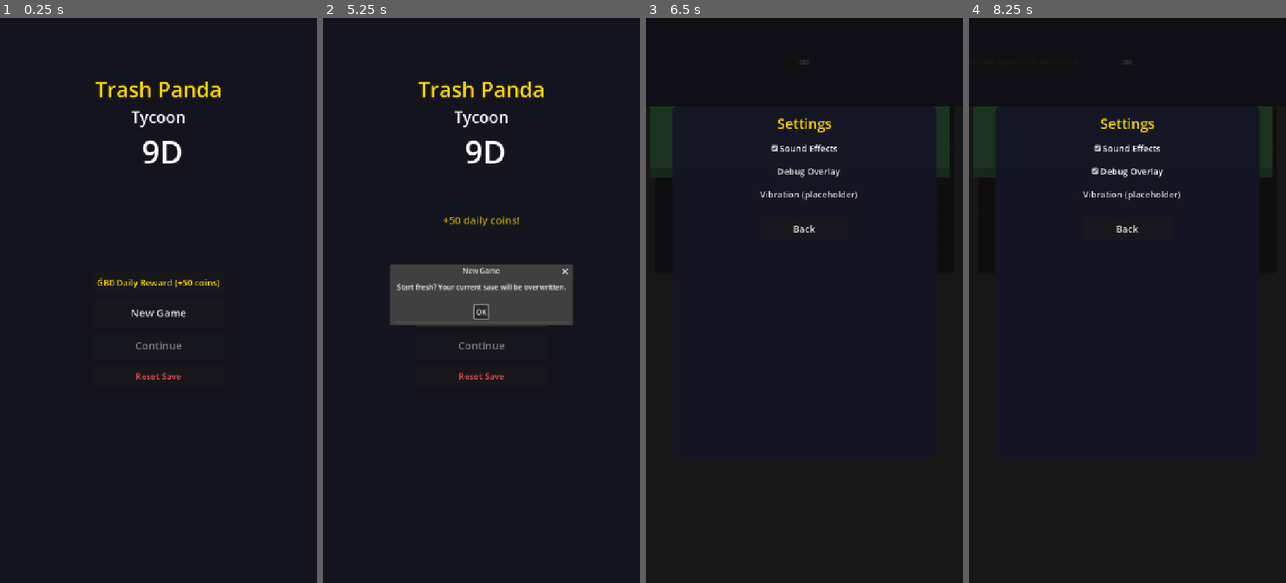
Above: before the commit, frames 1-4 (left to right).
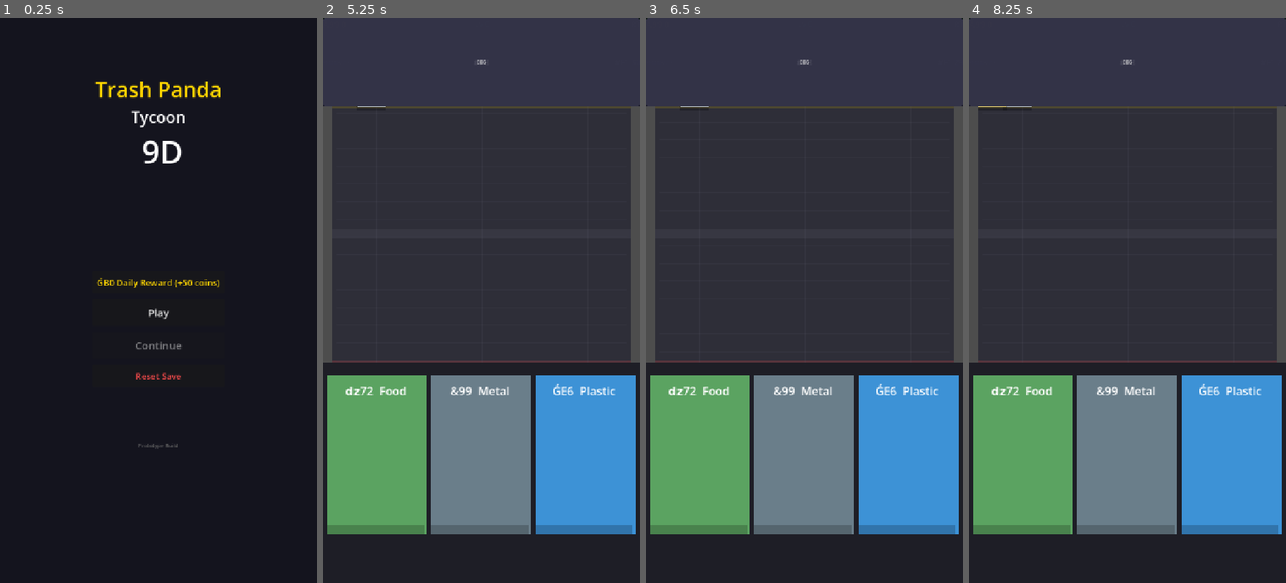
Above: after the commit, the same moments.

Repository: jerrygooch/trash-panda-tycoon
Game: Godot game, scene res://Main.tscn
The game is run twice, just before and just after one commit, with the same random seed, the same clock (stepped at 60 frames per second) and the same inputs.
Inputs (mouse positions are in pixels of both pictures, inside the frame that each line leads up to):
- Up to frame 1 (0.25 s): no input
- Up to frame 2 (5.25 s): click "ǴB0 Daily Reward (+50 coins)" at 0.5 s; click "Reset Save" at 1.25 s; click "New Game" (after the commit: "Play") at 2 s; click "New Game" (after the commit: "Play") at 2.75 s; click "OK" at 3.5 s; click "ǴB0 Daily Reward (+50 coins)" at 4.25 s; click "New Game" (after the commit: "Play") at 5 s
- Up to frame 3 (6.5 s): click (804, 311) at 5.75 s, where only the run before the commit has a clickable "OK"
- Up to frame 4 (8.25 s): click "#F8" at 6.5 s; click "DBG" at 7.25 s; click (1127, 170) at 8 s, where only the run before the commit has a clickable "Debug Overlay"

The runs differ from the first frame. In frame 1, 0.2% of the frame differs, in the area x 41-59%, y 51-77%; in frame 2, 82%; in frame 3, 87%, in the area x 0-100%, y 0-92%; in frame 4, 87%.

Commit message:
Batch 010 critical main menu fix and demo recovery
Root cause: all .tscn files had manually-written load_steps
and uid metadata that prevented Godot from resolving script
ext_resource references at load time. Scripts loaded as null,
signals never connected, buttons appeared unresponsive.

Fixes:
- Stripped load_steps and uid from all 11 scene files
- Fixed MainMenu and Main.tscn scripts not loading
- Removed blocking AcceptDialog from New Game flow (dialog
  never confirmed in scenes loaded from code, blocking the
  transition permanently)
- Added defensive programmatic button wiring in main_menu.gd
- Added concise [MainMenu] [Main] logging for debugging
- Fixed mission save/load: init_missions() now runs before
  restoring saved progress, preventing missing 'req' key
- Added MOUSE_FILTER_IGNORE to decorative/background nodes
  in MainMenu.tscn so they don't block clicks
- Renamed 'New Game' to 'Play' for demo clarity
- Added 'Prototype Build' label to main menu

Diff:
--- a/Main.tscn
+++ b/Main.tscn
@@ -1,4 +1,4 @@
-[gd_scene load_steps=2 format=3 uid="uid://main_scene"]
+[gd_scene format=3]
 
 [ext_resource type="Script" path="res://scripts/main.gd" id="1"]
 
--- a/scenes/game/Bin.tscn
+++ b/scenes/game/Bin.tscn
@@ -1,4 +1,4 @@
-[gd_scene load_steps=3 format=3 uid="uid://cf2drs0h72v6o"]
+[gd_scene format=3]
 
 [ext_resource type="Script" path="res://scripts/game/bin.gd" id="1"]
 
--- a/scenes/game/Conveyor.tscn
+++ b/scenes/game/Conveyor.tscn
@@ -1,4 +1,4 @@
-[gd_scene load_steps=2 format=3 uid="uid://dg71u26sjjqdh"]
+[gd_scene format=3]
 
 [ext_resource type="Script" path="res://scripts/game/conveyor.gd" id="1"]
 
--- a/scenes/game/Game.tscn
+++ b/scenes/game/Game.tscn
@@ -1,4 +1,4 @@
-[gd_scene load_steps=10 format=3 uid="uid://dnkqq1kxogtxn"]
+[gd_scene format=3]
 
 [ext_resource type="Script" path="res://scripts/game/game_manager.gd" id="1"]
 [ext_resource type="PackedScene" path="res://scenes/ui/Hud.tscn" id="2"]
@@ -14,53 +14,102 @@
 script = ExtResource("1")
 
 [node name="ConveyorContainer" type="Control" parent="."]
-unique_name_in_owner = true; layout_mode = 0
-offset_left = 0; offset_top = 200; offset_right = 720; offset_bottom = 780
+unique_name_in_owner = true
+layout_mode = 0
+offset_left = 0
+offset_top = 200
+offset_right = 720
+offset_bottom = 780
 mouse_filter = 1
 
 [node name="Conveyor" parent="ConveyorContainer" instance=ExtResource("5")]
-layout_mode = 1; anchors_preset = 15; anchor_right = 1.0; anchor_bottom = 1.0
+layout_mode = 1
+anchors_preset = 15
+anchor_right = 1.0
+anchor_bottom = 1.0
 
 [node name="BinsBackground" type="ColorRect" parent="."]
-layout_mode = 0; offset_left = 0; offset_top = 780; offset_right = 720; offset_bottom = 1280
+layout_mode = 0
+offset_left = 0
+offset_top = 780
+offset_right = 720
+offset_bottom = 1280
 color = Color(0.12, 0.12, 0.15, 1)
 
 [node name="BinsContainer" type="HBoxContainer" parent="."]
-unique_name_in_owner = true; layout_mode = 0
-offset_left = 10; offset_top = 800; offset_right = 710; offset_bottom = 1180
+unique_name_in_owner = true
+layout_mode = 0
+offset_left = 10
+offset_top = 800
+offset_right = 710
+offset_bottom = 1180
 theme_override_constants/separation = 10
 
 [node name="bin_food" parent="BinsContainer" instance=ExtResource("4")]
-layout_mode = 2; size_flags_horizontal = 3; size_flags_vertical = 4
-custom_minimum_size = Vector2i(220, 360); color = Color(0.4, 0.73, 0.42, 0.85)
+layout_mode = 2
+size_flags_horizontal = 3
+size_flags_vertical = 4
+custom_minimum_size = Vector2i(220, 360)
+color = Color(0.4, 0.73, 0.42, 0.85)
 
 [node name="bin_metal" parent="BinsContainer" instance=ExtResource("4")]
-layout_mode = 2; size_flags_horizontal = 3; size_flags_vertical = 4
-custom_minimum_size = Vector2i(220, 360); color = Color(0.47, 0.56, 0.61, 0.85)
+layout_mode = 2
+size_flags_horizontal = 3
+size_flags_vertical = 4
+custom_minimum_size = Vector2i(220, 360)
+color = Color(0.47, 0.56, 0.61, 0.85)
 
 [node name="bin_plastic" parent="BinsContainer" instance=ExtResource("4")]
-layout_mode = 2; size_flags_horizontal = 3; size_flags_vertical = 4
-custom_minimum_size = Vector2i(220, 360); color = Color(0.26, 0.65, 0.96, 0.85)
+layout_mode = 2
+size_flags_horizontal = 3
+size_flags_vertical = 4
+custom_minimum_size = Vector2i(220, 360)
+color = Color(0.26, 0.65, 0.96, 0.85)
 
 [node name="Hud" parent="." instance=ExtResource("2")]
-unique_name_in_owner = true; layout_mode = 0
-offset_left = 0; offset_top = 0; offset_right = 720; offset_bottom = 200
+unique_name_in_owner = true
+layout_mode = 0
+offset_left = 0
+offset_top = 0
+offset_right = 720
+offset_bottom = 200
 
 [node name="ResultsScreen" parent="." instance=ExtResource("3")]
-unique_name_in_owner = true; visible = false; layout_mode = 0
-offset_left = 0; offset_top = 0; offset_right = 720; offset_bottom = 1280
+unique_name_in_owner = true
+visible = false
+layout_mode = 0
+offset_left = 0
+offset_top = 0
+offset_right = 720
+offset_bottom = 1280
 
 [node name="UpgradeScreen" parent="." instance=ExtResource("6")]
-unique_name_in_owner = true; visible = false; layout_mode = 0
-offset_left = 0; offset_top = 0; offset_right = 720; offset_bottom = 1280
+unique_name_in_owner = true
+visible = false
+layout_mode = 0
+offset_left = 0
+offset_top = 0
+offset_right = 720
+offset_bottom = 1280
 
 [node name="PauseMenu" parent="." instance=ExtResource("7")]
-unique_name_in_owner = true; visible = false; layout_mode = 0
-offset_left = 0; offset_top = 0; offset_right = 720; offset_bottom = 1280
+unique_name_in_owner = true
+visible = false
+layout_mode = 0
+offset_left = 0
+offset_top = 0
+offset_right = 720
+offset_bottom = 1280
 
 [node name="SoundManager" type="Node" parent="."]
-unique_name_in_owner = true; script = ExtResource("8")
+unique_name_in_owner = true
+script = ExtResource("8")
 
 [node name="SettingsScreen" parent="." instance=ExtResource("9")]
-unique_name_in_owner = true; visible = false; layout_mode = 0
-offset_left = 0; offset_top = 0; offset_right = 720; offset_bottom = 1280
+unique_name_in_owner = true
+visible = false
+layout_mode = 0
+offset_left = 0
+offset_top = 0
+offset_right = 720
+offset_bottom = 1280
--- a/scenes/game/TrashItem.tscn
+++ b/scenes/game/TrashItem.tscn
@@ -1,4 +1,4 @@
-[gd_scene load_steps=3 format=3 uid="uid://b3uhs6bmlfckq"]
+[gd_scene format=3]
 
 [ext_resource type="Script" path="res://scripts/game/trash_item.gd" id="1"]
 
--- a/scenes/ui/Hud.tscn
+++ b/scenes/ui/Hud.tscn
@@ -1,4 +1,4 @@
-[gd_scene load_steps=4 format=3 uid="uid://ck5u2mitsmxpc"]
+[gd_scene format=3]
 
 [ext_resource type="Script" path="res://scripts/ui/hud.gd" id="1"]
 
--- a/scenes/ui/MainMenu.tscn
+++ b/scenes/ui/MainMenu.tscn
@@ -1,4 +1,4 @@
-[gd_scene load_steps=3 format=3 uid="uid://d3v4cckxcyp57"]
+[gd_scene format=3]
 
 [ext_resource type="Script" path="res://scripts/ui/main_menu.gd" id="1"]
 
@@ -13,6 +13,7 @@
 offset_right = 720
 offset_bottom = 1280
 color = Color(0.08, 0.08, 0.12, 1)
+mouse_filter = 2
 
 [node name="TitleContainer" type="CenterContainer" parent="."]
 layout_mode = 0
@@ -20,6 +21,7 @@
 offset_top = 120
 offset_right = 660
 offset_bottom = 360
+mouse_filter = 2
 
 [node name="VBox" type="VBoxContainer" parent="TitleContainer"]
 layout_mode = 1
@@ -28,6 +30,7 @@
 anchor_bottom = 1.0
 grow_horizontal = 1
 grow_vertical = 1
+mouse_filter = 2
 
 [node name="TitleLabel" type="Label" parent="TitleContainer/VBox"]
 layout_mode = 2
@@ -37,6 +40,7 @@
 vertical_alignment = 1
 theme_override_font_sizes/font_size = 48
 theme_override_colors/font_color = Color(1, 0.84, 0, 1)
+mouse_filter = 2
 
 [node name="SubtitleLabel" type="Label" parent="TitleContainer/VBox"]
 layout_mode = 2
@@ -46,6 +50,7 @@
 vertical_alignment = 1
 theme_override_font_sizes/font_size = 36
 theme_override_colors/font_color = Color(1, 1, 1, 1)
+mouse_filter = 2
 
 [node name="RaccoonIcon" type="Label" parent="TitleContainer/VBox"]
 layout_mode = 2
@@ -54,6 +59,7 @@
 horizontal_alignment = 1
 vertical_alignment = 1
 theme_override_font_sizes/font_size = 72
+mouse_filter = 2
 
 [node name="ButtonContainer" type="CenterContainer" parent="."]
 layout_mode = 0
@@ -61,6 +67,7 @@
 offset_top = 460
 offset_right = 660
 offset_bottom = 950
+mouse_filter = 2
 
 [node name="VBox" type="VBoxContainer" parent="ButtonContainer"]
 layout_mode = 1
@@ -70,6 +77,7 @@
 grow_horizontal = 1
 grow_vertical = 1
 theme_override_constants/separation = 14
+mouse_filter = 2
 
 [node name="DailyRewardButton" type="Button" parent="ButtonContainer/VBox"]
 unique_name_in_owner = true
@@ -87,7 +95,7 @@
 size_flags_horizontal = 4
 size_flags_vertical = 4
 custom_minimum_size = Vector2i(300, 60)
-text = "New Game"
+text = "Play"
 theme_override_font_sizes/font_size = 24
 
 [node name="ContinueButton" type="Button" parent="ButtonContainer/VBox"]
@@ -109,7 +117,14 @@
 theme_override_font_sizes/font_size = 20
 theme_override_colors/font_color = Color(1, 0.3, 0.3, 1)
 
-[connection signal="pressed" from="ButtonContainer/VBox/DailyRewardButton" to="." method="_on_daily_reward_pressed"]
-[connection signal="pressed" from="ButtonContainer/VBox/NewGameButton" to="." method="_on_new_game_pressed"]
-[connection signal="pressed" from="ButtonContainer/VBox/ContinueButton" to="." method="_on_continue_pressed"]
-[connection signal="pressed" from="ButtonContainer/VBox/ResetSaveButton" to="." method="_on_reset_save_pressed"]
+[node name="DemoLabel" type="Label" parent="."]
+layout_mode = 0
+offset_left = 260
+offset_top = 960
+offset_right = 460
+offset_bottom = 985
+text = "Prototype Build"
+horizontal_alignment = 1
+theme_override_font_sizes/font_size = 12
+theme_override_colors/font_color = Color(0.4, 0.4, 0.4, 1)
+mouse_filter = 2
--- a/scenes/ui/ResultsScreen.tscn
+++ b/scenes/ui/ResultsScreen.tscn
@@ -1,4 +1,4 @@
-[gd_scene load_steps=3 format=3 uid="uid://daxs4tiehnrjf"]
+[gd_scene format=3]
 
 [ext_resource type="Script" path="res://scripts/ui/results_screen.gd" id="1"]
 
--- a/scenes/ui/UpgradeScreen.tscn
+++ b/scenes/ui/UpgradeScreen.tscn
@@ -1,4 +1,4 @@
-[gd_scene load_steps=3 format=3 uid="uid://bvoiepwmv442b"]
+[gd_scene format=3]
 
 [ext_resource type="Script" path="res://scripts/ui/upgrade_screen.gd" id="1"]
 
--- a/scripts/save_system.gd
+++ b/scripts/save_system.gd
@@ -83,10 +83,14 @@
 
 	# Restore missions
 	var saved_missions: Dictionary = data.get("missions", {})
-	if saved_missions.is_empty():
-		GameState.init_missions()
-	else:
-		GameState.missions = saved_missions
+	GameState.init_missions()
+	for key in saved_missions:
+		if GameState.missions.has(key):
+			var saved: Dictionary = saved_missions[key]
+			var current: Dictionary = GameState.missions[key]
+			current.progress = saved.get("progress", 0)
+			current.completed = saved.get("completed", false)
+			current.claimed = saved.get("claimed", false)
 
 	_calculate_offline_earnings()
 
--- a/scripts/ui/main_menu.gd
+++ b/scripts/ui/main_menu.gd
@@ -1,15 +1,54 @@
 extends Control
 
 # MainMenu — title screen with daily reward
+# Defensive signal wiring: connects buttons in _ready() even if scene connections are missing.
 
 signal game_started()
 
 
 func _ready() -> void:
-	var continue_btn: Button = %ContinueButton
-	if continue_btn:
-		continue_btn.disabled = not FileAccess.file_exists("user://trash_panda_save.json")
+	_find_and_wire_buttons()
 	_update_daily_button()
+	print("[MainMenu] Ready — buttons wired")
+
+
+func _find_and_wire_buttons() -> void:
+	# New Game / Play
+	var play_btn: Button = %NewGameButton
+	if play_btn:
+		if not play_btn.pressed.is_connected(_on_new_game_pressed):
+			play_btn.pressed.connect(_on_new_game_pressed)
+		print("[MainMenu] Play button found")
+	else:
+		push_error("[MainMenu] NewGameButton not found!")
+
+	# Continue
+	var cont_btn: Button = %ContinueButton
+	if cont_btn:
+		cont_btn.disabled = not FileAccess.file_exists("user://trash_panda_save.json")
+		if not cont_btn.pressed.is_connected(_on_continue_pressed):
+			cont_btn.pressed.connect(_on_continue_pressed)
+		print("[MainMenu] Continue button found, disabled=", cont_btn.disabled)
+	else:
+		push_error("[MainMenu] ContinueButton not found!")
+
+	# Reset Save
+	var reset_btn: Button = %ResetSaveButton
+	if reset_btn:
+		if not reset_btn.pressed.is_connected(_on_reset_save_pressed):
+			reset_btn.pressed.connect(_on_reset_save_pressed)
+		print("[MainMenu] Reset Save button found")
+	else:
+		push_error("[MainMenu] ResetSaveButton not found!")
+
+	# Daily Reward
+	var daily_btn: Button = %DailyRewardButton
+	if daily_btn:
+		if not daily_btn.pressed.is_connected(_on_daily_reward_pressed):
+			daily_btn.pressed.connect(_on_daily_reward_pressed)
+		print("[MainMenu] Daily Reward button found")
+	else:
+		push_error("[MainMenu] DailyRewardButton not found!")
 
 
 func _update_daily_button() -> void:
@@ -24,6 +63,7 @@
 
 
 func _on_daily_reward_pressed() -> void:
+	print("[MainMenu] Daily Reward pressed")
 	if not GameState or not GameState.is_daily_reward_available(): return
 	var amount: int = GameState.claim_daily_reward()
 	if amount > 0:
@@ -49,30 +89,29 @@
 
 
 func _on_new_game_pressed() -> void:
-	if FileAccess.file_exists("user://trash_panda_save.json"):
-		var dialog: AcceptDialog = AcceptDialog.new()
-		dialog.title = "New Game"
-		dialog.dialog_text = "Start fresh? Your current save will be overwritten."
-		dialog.confirmed.connect(_confirm_new_game)
-		add_child(dialog)
-		dialog.popup_centered()
-	else:
-		_confirm_new_game()
+	print("[MainMenu] New Game pressed")
+	_confirm_new_game()
 
 
 func _confirm_new_game() -> void:
+	print("[MainMenu] Confirming new game")
 	SaveSystem.reset_save()
+	print("[MainMenu] Emitting game_started")
 	game_started.emit()
 
 
 func _on_continue_pressed() -> void:
+	print("[MainMenu] Continue pressed")
 	if SaveSystem.load_game():
+		print("[MainMenu] Save loaded, emitting game_started")
 		game_started.emit()
 	else:
+		print("[MainMenu] No save found, starting fresh")
 		game_started.emit()
 
 
 func _on_reset_save_pressed() -> void:
+	print("[MainMenu] Reset Save pressed")
 	var dialog: ConfirmationDialog = ConfirmationDialog.new()
 	dialog.title = "Reset Save"
 	dialog.dialog_text = "Are you sure? ALL progress will be lost forever!"
@@ -82,6 +121,7 @@
 
 
 func _do_reset_save() -> void:
+	print("[MainMenu] Resetting save")
 	SaveSystem.reset_save()
 	var continue_btn: Button = %ContinueButton
 	if continue_btn: continue_btn.disabled = true
Not shown: 1 places in MainDebug.tscn that only renumber resources
